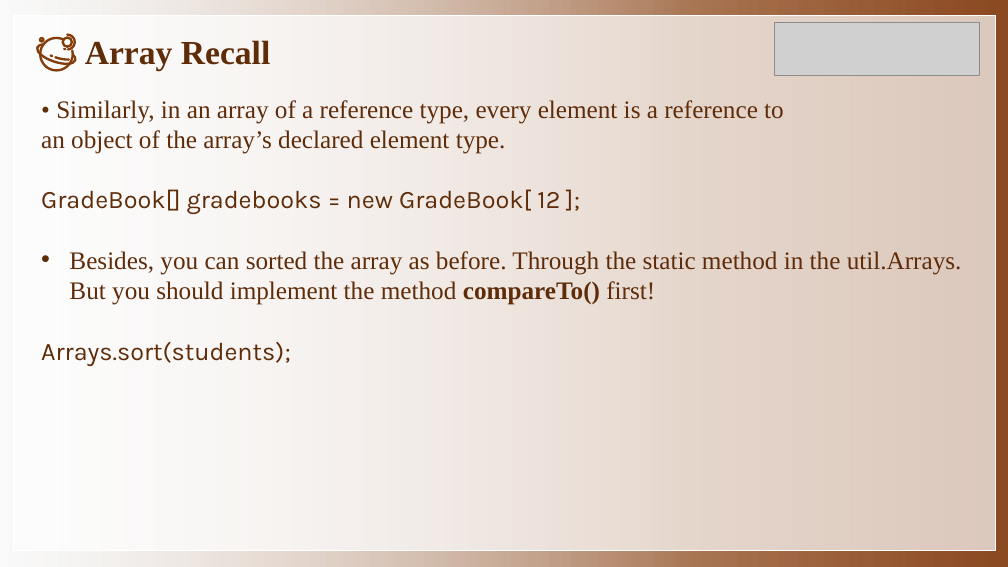
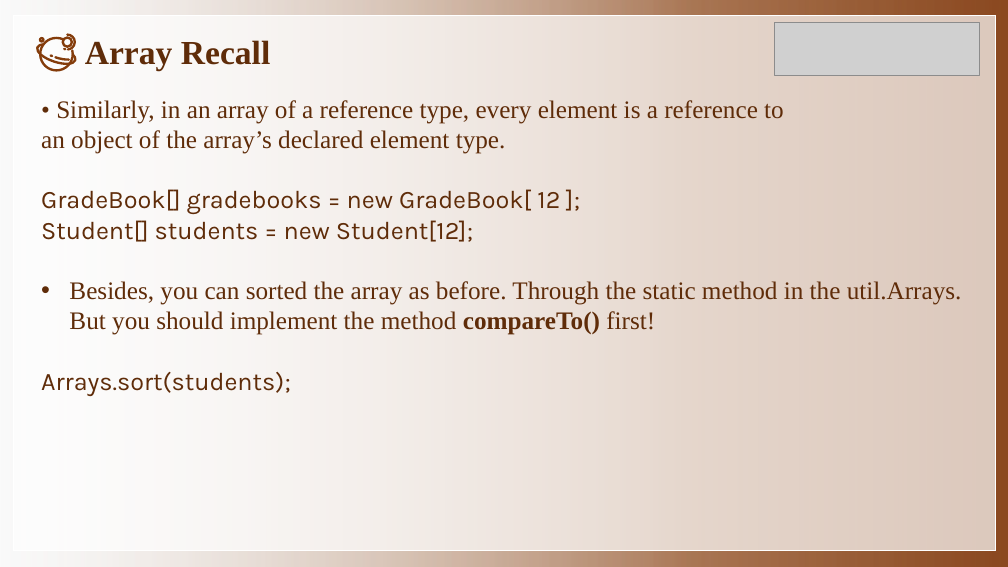
Before and after one commit to Sustech-yx/ShuDe-HEO-course, a slide deck: slide 23 of Week 3/第三周.pptx. Drawn at 1008x567 pixels with LibreOffice and Linux fonts; fonts in the diff are those of the drawing; grey boxes stand for pictures; background and template pictures are left out. Boxes give left, top, right and bottom in pixels: in the first picture for what was removed or moved away, otherwise in the second. Text is boxed around its words. In the diff, an @@ line names an element or a change of style, - is before the commit and + after.

```diff
--- a/Week 3/第三周.pptx
+++ b/Week 3/第三周.pptx
@@ text at (x1=41, y1=220, x2=473, y2=242): paragraph added @@
+Student[] students = new Student[12];
```
Also in this commit, not shown: 3 other slides changed, 15 other files.
